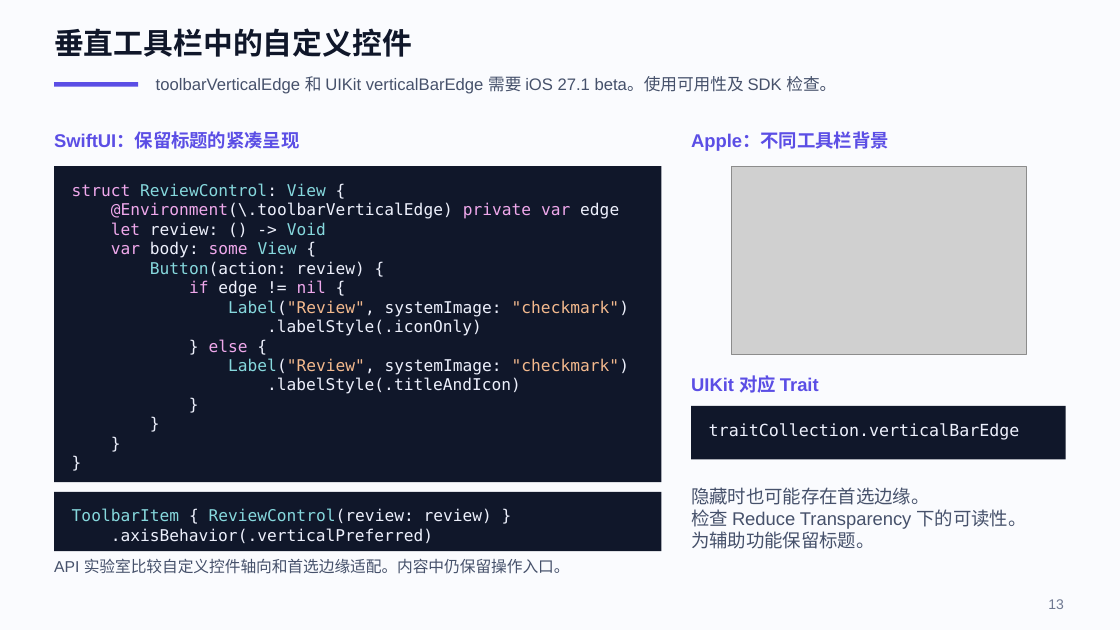
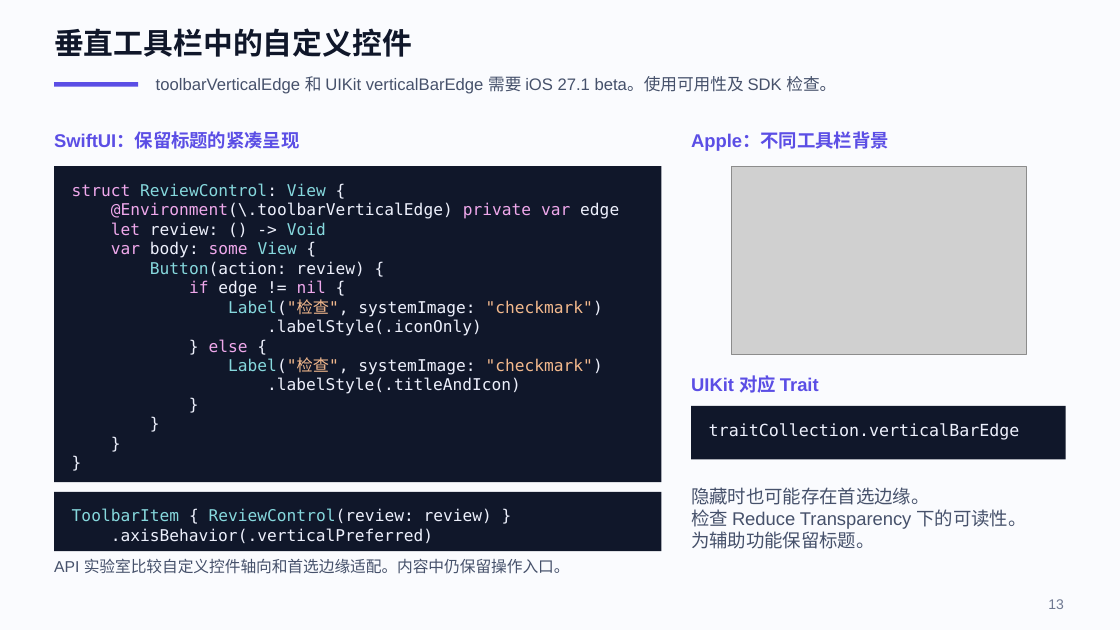
Before and after one commit to astralchen/AdaptiveIphoneDuoAPI, a slide deck: slide 13 of AdaptiveDuoLab/Docs/AdaptiveDuoLab_iPhone_Duo_Demo.pptx. Drawn at 1120x630 pixels with LibreOffice and Linux fonts; fonts in the diff are those of the drawing; grey boxes stand for pictures. Boxes give left, top, right and bottom in pixels: in the first picture for what was removed or moved away, otherwise in the second. Text is boxed around its words. In the diff, an @@ line names an element or a change of style, - is before the commit and + after.

```diff
--- a/AdaptiveDuoLab/Docs/AdaptiveDuoLab_iPhone_Duo_Demo.pptx
+++ b/AdaptiveDuoLab/Docs/AdaptiveDuoLab_iPhone_Duo_Demo.pptx
@@ text at [228, 299, 603, 317]: text changed; text colour #F3B98D to #EDF0FC @@
-Label("Review", systemImage: "checkmark")
+Label("检查", systemImage: "checkmark")
@@ text at [228, 357, 603, 375]: text changed; text colour #F3B98D to #EDF0FC @@
-Label("Review", systemImage: "checkmark")
+Label("检查", systemImage: "checkmark")
```
Also in this commit, not shown: 7 other slides changed, 11 other files.
